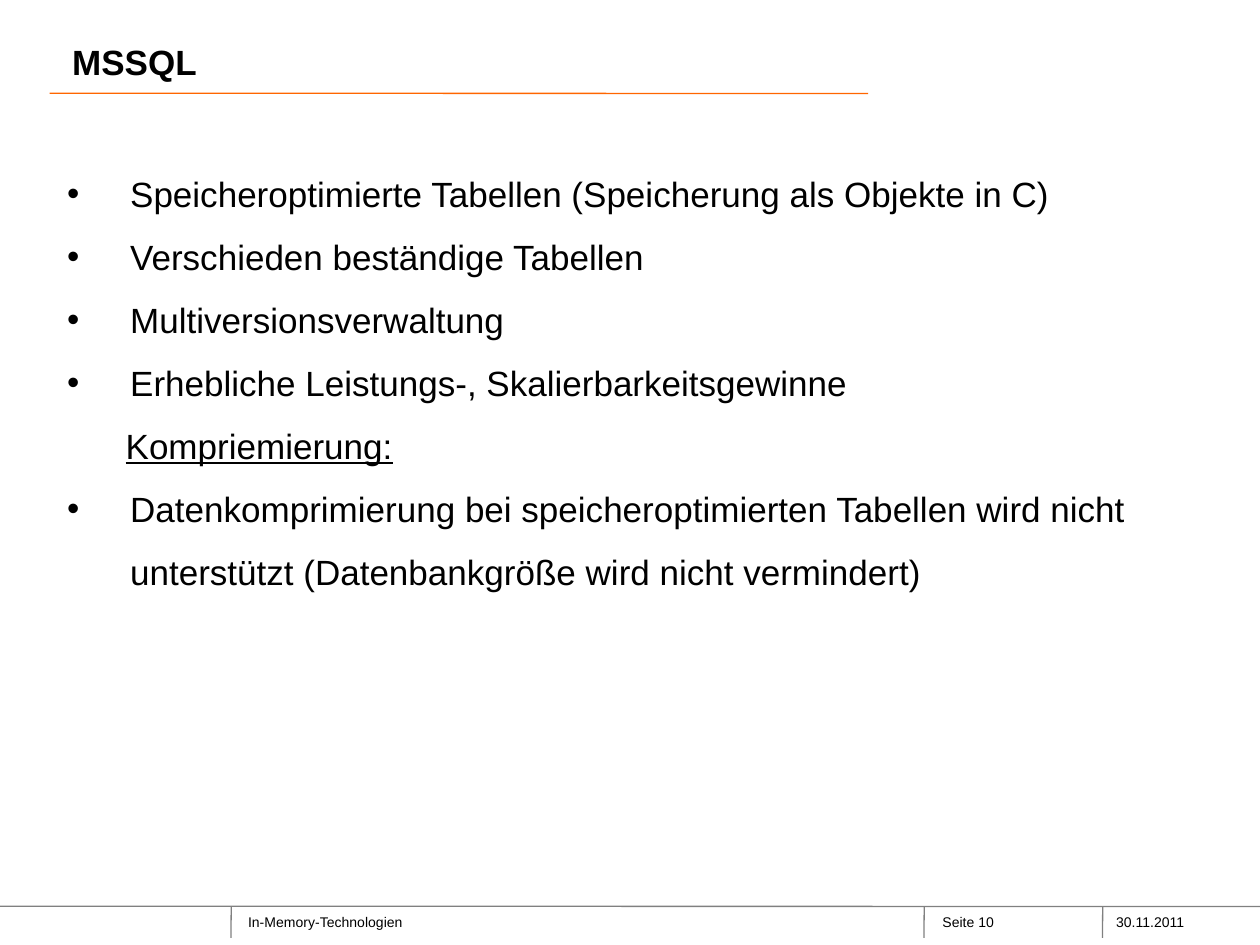
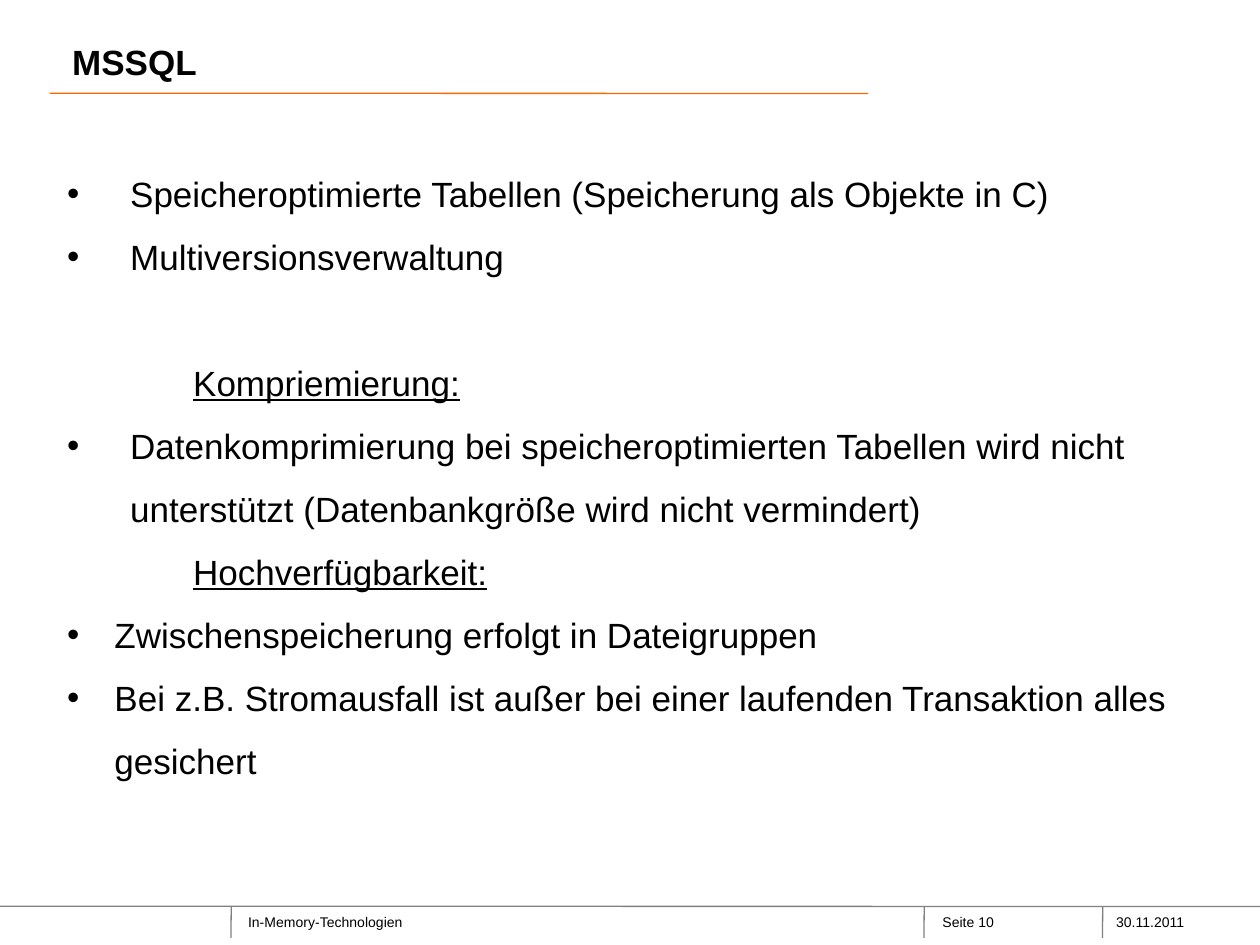
Before and after one commit to Philwi/ProjektseminarInMemory, a slide deck: slide 10 of Moritz.pptx. Drawn at 1260x945 pixels with LibreOffice and Linux fonts; fonts in the diff are those of the drawing; background and template pictures are left out. Boxes give left, top, right and bottom in pixels: in the first picture for what was removed or moved away, otherwise in the second. Text is boxed around its words. In the diff, an @@ line names an element or a change of style, - is before the commit and + after.

```diff
--- a/Moritz.pptx
+++ b/Moritz.pptx
@@ text at (x1=130, y1=244, x2=643, y2=277): paragraph removed @@
-• Verschieden beständige Tabellen
@@ text at (x1=130, y1=370, x2=846, y2=403): paragraph removed @@
-• Erhebliche Leistungs-, Skalierbarkeitsgewinne
@@ text at (x1=114, y1=559, x2=1166, y2=781): paragraphs added @@
+Hochverfügbarkeit:
+• Zwischenspeicherung erfolgt in Dateigruppen
+• Bei z.B. Stromausfall ist außer bei einer laufenden Transaktion alles gesichert
```
Also in this commit, not shown: 8 other slides changed, 3 slides added, 3 slides removed.
